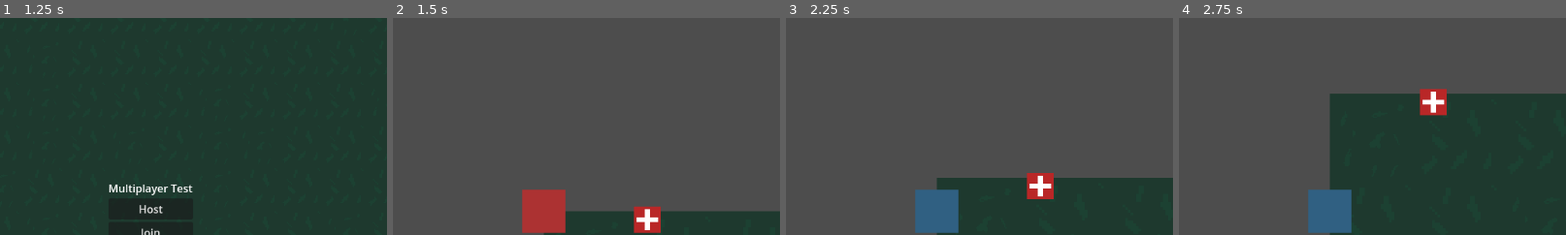
Above: before the commit, frames 1-4 (left to right).
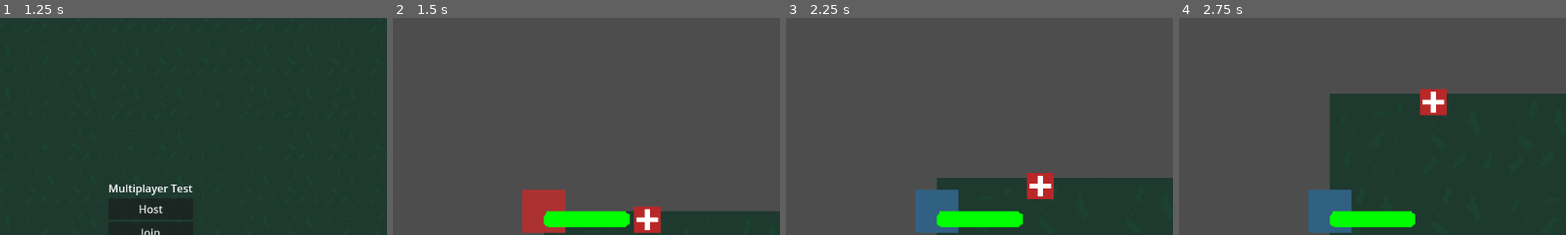
Above: after the commit, the same moments.

Repository: CelianNourry/Projet-Tuteure
Game: Godot game, scene res://Scenes/Node2D.tscn
Same seed, same stepped clock (60 frames per second), same inputs: the game is played once before the commit and once after it.
Inputs (mouse positions are % of the whole screen's width and height, from its top left):
- Up to frame 1 (1.25 s): tap Enter at 0.5 s; move the mouse to (72, 45) at 0.52 s; hold Right (ui_right) from 0.53 s (still down); hold A (ui_a) from 0.53 s (still down); tap E (ui_add) at 0.8 s
- Up to frame 2 (1.5 s): release Right (ui_right) at 1.25 s; release A (ui_a) at 1.25 s; click "Host" at 1.25 s
- Up to frame 3 (2.25 s): tap Space at 2 s; move the mouse to (30, 55) at 2.02 s; hold Down (ui_down) from 2.03 s (still down); tap E (ui_add) at 2.1 s
- Up to frame 4 (2.75 s): keep holding Down (ui_down); tap D (ui_d) at 2.3 s
The pictures show only the part of the screen within x 31-80%, y 6-55%; the shares and areas given below are measured in that part.

Frame 1 is identical in both runs. In frame 2, 1.7% of the frame differs, in the area x 38-62%, y 88-97%; in frame 3, 1.7%; in frame 4, 1.7%.

Commit message:
Ajout barre de stamina + typage des fonctions

Diff:
--- a/Scenes/Chara_Movement.tscn
+++ b/Scenes/Chara_Movement.tscn
@@ -1,10 +1,11 @@
-[gd_scene load_steps=11 format=3 uid="uid://c2enchvmfcua7"]
+[gd_scene load_steps=12 format=3 uid="uid://c2enchvmfcua7"]
 
 [ext_resource type="Script" uid="uid://b7xdyvam1jnpg" path="res://Scripts/Chara_Movement.gd" id="1_in0ad"]
 [ext_resource type="Texture2D" uid="uid://bmmu3bkulbhor" path="res://sprites/characters/Sprite-0002.png" id="2_pe2k5"]
 [ext_resource type="Texture2D" uid="uid://ci5wo3n1p1p73" path="res://sprites/characters/Sprite-0003.png" id="3_ffaye"]
 [ext_resource type="PackedScene" uid="uid://bej655obpoitl" path="res://Scenes/inventory_ui.tscn" id="4_14mih"]
 [ext_resource type="PackedScene" uid="uid://dsc0dbeu865uh" path="res://Scenes/bloodtrail.tscn" id="5"]
+[ext_resource type="PackedScene" uid="uid://c0kqjdkjmxm6i" path="res://Scenes/Stamina_bar.tscn" id="6_ra1gp"]
 
 [sub_resource type="RectangleShape2D" id="1"]
 size = Vector2(16, 16)
@@ -98,6 +99,12 @@
 properties/2/path = NodePath("AnimatedSprite2D:visible")
 properties/2/spawn = true
 properties/2/replication_mode = 1
+properties/3/path = NodePath("CollisionShape2D:disabled")
+properties/3/spawn = true
+properties/3/replication_mode = 1
+properties/4/path = NodePath("Stamina_bar:visible")
+properties/4/spawn = true
+properties/4/replication_mode = 1
 
 [node name="Player" type="CharacterBody2D" groups=["Player"]]
 script = ExtResource("1_in0ad")
@@ -127,10 +134,10 @@
 anchors_preset = 15
 anchor_right = 1.0
 anchor_bottom = 1.0
-offset_left = 100.0
-offset_top = 160.0
-offset_right = -752.0
-offset_bottom = -88.0
+offset_left = 85.0
+offset_top = 210.0
+offset_right = -84.0
+offset_bottom = 1.0
 grow_horizontal = 2
 grow_vertical = 2
 color = Color(0.388235, 0.290196, 0.152941, 1)
@@ -140,13 +147,15 @@
 anchors_preset = 5
 anchor_left = 0.5
 anchor_right = 0.5
-offset_left = -40.0
-offset_top = 50.0
-offset_right = 40.0
-offset_bottom = 76.0
+offset_left = -66.5
+offset_top = 25.0
+offset_right = 26.5
+offset_bottom = 55.0
 grow_horizontal = 2
+scale = Vector2(1.5, 1.5)
 theme_override_font_sizes/font_size = 16
-text = "Inventaire"
+text = "INVENTAIRE"
+vertical_alignment = 1
 
 [node name="Inventory" parent="InventoryUI" instance=ExtResource("4_14mih")]
 offset_right = 0.0
@@ -179,3 +188,6 @@
 
 [node name="MultiplayerSynchronizer" type="MultiplayerSynchronizer" parent="."]
 replication_config = SubResource("SceneReplicationConfig_xfolv")
+
+[node name="Stamina_bar" parent="." instance=ExtResource("6_ra1gp")]
+visible = false
--- a/Scenes/Node2D.tscn
+++ b/Scenes/Node2D.tscn
@@ -61,6 +61,9 @@
 sources/0 = SubResource("TileSetAtlasSource_mi8pq")
 sources/1 = SubResource("TileSetAtlasSource_wtgcv")
 
+[sub_resource type="RectangleShape2D" id="RectangleShape2D_b4ktf"]
+size = Vector2(20, 158)
+
 [node name="Game" type="Node2D"]
 script = ExtResource("1_fb6d7")
 
@@ -120,5 +123,10 @@
 item_texture = ExtResource("4_4iusc")
 item_effect = "+100 HP"
 
+[node name="CollisionShape2D" type="CollisionShape2D" parent="."]
+visible = false
+position = Vector2(135, 57)
+shape = SubResource("RectangleShape2D_b4ktf")
+
 [connection signal="pressed" from="UI/Multiplayer/VBoxContainer/Host" to="." method="_on_host_pressed"]
 [connection signal="pressed" from="UI/Multiplayer/VBoxContainer/Join" to="." method="_on_join_pressed"]
--- a/Scenes/esprit.tscn
+++ /dev/null
@@ -1,109 +0,0 @@
-[gd_scene load_steps=4 format=3 uid="uid://cl6d68t871e61"]
-
-[sub_resource type="GDScript" id="GDScript_woqft"]
-script/source = "extends CharacterBody2D
-
-@onready var camera = $Camera2D
-
-@export var SPEED = 125
-@export var WALK_SPEED = 125
-@export var SPRINT_SPEED = 250
-@export var TIRED_SPEED = 50
-@export var STAMINA = 100
-
-var WALK_LOSS = 0.025
-var SPRINT_LOSS = 0.2
-var IDLE_STAM_GAIN = 0.1
-
-var isSprinting = false
-var isMoving = false
-
-var interactable_item = null
-
-func _enter_tree() -> void:
-	set_multiplayer_authority(int(str(name)))
-
-func _ready() -> void:
-	if is_multiplayer_authority():
-		camera.enabled = true
-	else:
-		camera.enabled = false
-
-func set_animation(anim_name: String) -> void:
-	pass
-
-func _physics_process(delta: float) -> void:
-	if !is_multiplayer_authority():
-		pass
-
-	var anim = \"idle\"
-
-	velocity = Vector2()
-
-	if Input.is_action_just_pressed(\"ui_shift\") and STAMINA > 0:
-		SPEED = SPRINT_SPEED
-		isSprinting = true
-	if Input.is_action_just_released(\"ui_shift\") or STAMINA <= 0:
-		SPEED = WALK_SPEED
-		isSprinting = false
-
-	if Input.is_action_pressed(\"ui_w\") or Input.is_action_pressed(\"ui_up\"):
-		velocity.y -= 1
-		anim = \"walkup\"
-		isMoving = true
-	elif Input.is_action_pressed(\"ui_s\") or Input.is_action_pressed(\"ui_down\"):
-		velocity.y += 1
-		anim = \"walkdown\"
-		isMoving = true
-	elif Input.is_action_pressed(\"ui_d\") or Input.is_action_pressed(\"ui_right\"):
-		velocity.x += 1
-		anim = \"walkright\"
-		isMoving = true
-	elif Input.is_action_pressed(\"ui_a\") or Input.is_action_pressed(\"ui_left\"):
-		velocity.x -= 1
-		anim = \"walkleft\"
-		isMoving = true
-	else:
-		anim = \"idle\"
-		isMoving = false
-		if STAMINA <= 100:
-			STAMINA += IDLE_STAM_GAIN
-
-	# Mettre à jour l'animation pour tous les joueurs
-	set_animation(anim)
-
-	if isMoving:
-		STAMINA -= WALK_LOSS
-		if isSprinting:
-			STAMINA -= SPRINT_LOSS
-		if STAMINA <= 0:
-			STAMINA += WALK_LOSS
-			SPEED = TIRED_SPEED
-
-	velocity = velocity.normalized() * SPEED
-	set_velocity(velocity)
-	move_and_slide()
-
-func set_interactable_item(item) -> void:
-	pass
-
-"
-
-[sub_resource type="RectangleShape2D" id="RectangleShape2D_woqft"]
-
-[sub_resource type="SceneReplicationConfig" id="SceneReplicationConfig_hr7gg"]
-properties/0/path = NodePath(".:position")
-properties/0/spawn = true
-properties/0/replication_mode = 1
-
-[node name="esprit" type="CharacterBody2D"]
-script = SubResource("GDScript_woqft")
-
-[node name="CollisionShape2D" type="CollisionShape2D" parent="."]
-shape = SubResource("RectangleShape2D_woqft")
-
-[node name="Camera2D" type="Camera2D" parent="."]
-zoom = Vector2(2, 2)
-
-[node name="MultiplayerSynchronizer" type="MultiplayerSynchronizer" parent="."]
-replication_config = SubResource("SceneReplicationConfig_hr7gg")
--- a/Scenes/inventory_ui.tscn
+++ b/Scenes/inventory_ui.tscn
@@ -10,9 +10,16 @@
 script = ExtResource("1_wceha")
 
 [node name="GridContainer" type="GridContainer" parent="."]
-layout_mode = 0
-offset_left = 100.0
-offset_top = 160.0
-offset_right = 400.0
-offset_bottom = 560.0
-columns = 2
+layout_mode = 1
+anchors_preset = 3
+anchor_left = 1.0
+anchor_top = 1.0
+anchor_right = 1.0
+anchor_bottom = 1.0
+offset_left = 140.0
+offset_top = 310.0
+offset_right = 1039.0
+offset_bottom = 767.0
+grow_horizontal = 0
+grow_vertical = 0
+columns = 6
--- a/Scripts/Chara_Movement.gd
+++ b/Scripts/Chara_Movement.gd
@@ -6,49 +6,47 @@
 @onready var interact_ui = $InteractUI
 @onready var camera = $PlayerCamera
 
-@export var SPEED = 125
-@export var WALK_SPEED = 125
-@export var SPRINT_SPEED = 250
-@export var TIRED_SPEED = 50
-@export var STAMINA = 100
+@export var SPEED: int = 125
+@export var WALK_SPEED: int = 125
+@export var SPRINT_SPEED: int = 250
+@export var TIRED_SPEED: int = 50
+@export var STAMINA: float = 100.00
 
-var WALK_LOSS = 0.025
-var SPRINT_LOSS = 0.2
-var IDLE_STAM_GAIN = 0.1
+var WALK_LOSS: float = 0.025
+var SPRINT_LOSS: float = 0.20
+var IDLE_STAM_GAIN: float = 0.10
 
-var isSprinting = false
-var isMoving = false
+var isSprinting: bool = false
+var isMoving: bool = false
 
 # Inventaire propre au joueur
 var inventory = []
 signal inventory_updated
 
-var interactable_item = null
-
-var anim = null
+var interactable_item: Node2D
 
 # Determine le type de joueur. L'hote est le joueur, le pair est l'esprit
 var HOST: int
 
 func _enter_tree() -> void:
+	HOST = 1 if multiplayer.get_unique_id() == 1 else 0
 	set_multiplayer_authority(int(str(name)))
 
 func _ready() -> void:
-	HOST = 1 if multiplayer.get_unique_id() == 1 else 0
-	inventory.resize(6)
+	print(HOST)
+	$CollisionShape2D.disabled = !HOST # On désactive les collisions pour l'esprit
+	inventory.resize(12)
 	if is_multiplayer_authority():
 		camera.enabled = true
 		inventoryControl.set_player(self)
 	else:
 		camera.enabled = false
-
-func set_animation(anim_name: String) -> void:
-	$AnimatedSprite2D.animation = anim_name
+	# Rendre l'hote visible tandis que l'esprit ne l'est pas (provisoire)
 	$AnimatedSprite2D.visible = HOST
 
-func _physics_process(delta: float) -> void:
+func _physics_process(_delta: float) -> void:
 	if is_multiplayer_authority():
-		anim = "idle"
+		$AnimatedSprite2D.animation = "idle"
 
 		velocity = Vector2()
 
@@ -61,28 +59,25 @@
 
 		if Input.is_action_pressed("ui_w") or Input.is_action_pressed("ui_up"):
 			velocity.y -= 1
-			anim = "walkup"
+			$AnimatedSprite2D.animation = "walkup"
 			isMoving = true
 		elif Input.is_action_pressed("ui_s") or Input.is_action_pressed("ui_down"):
 			velocity.y += 1
-			anim = "walkdown"
+			$AnimatedSprite2D.animation = "walkdown"
 			isMoving = true
 		elif Input.is_action_pressed("ui_d") or Input.is_action_pressed("ui_right"):
 			velocity.x += 1
-			anim = "walkright"
+			$AnimatedSprite2D.animation = "walkright"
 			isMoving = true
 		elif Input.is_action_pressed("ui_a") or Input.is_action_pressed("ui_left"):
 			velocity.x -= 1
-			anim = "walkleft"
+			$AnimatedSprite2D.animation = "walkleft"
 			isMoving = true
 		else:
-			anim = "idle"
+			$AnimatedSprite2D.animation = "idle"
 			isMoving = false
 			if STAMINA <= 100:
 				STAMINA += IDLE_STAM_GAIN
-
-		# Mettre à jour l'animation pour tous les joueurs
-		set_animation(anim)
 
 		if isMoving:
 			STAMINA -= WALK_LOSS
@@ -96,7 +91,7 @@
 		set_velocity(velocity)
 		move_and_slide()
 
-func set_interactable_item(item) -> void:
+func set_interactable_item(item: Node2D) -> void:
 	interactable_item = item
 	interact_ui.visible = item != null
 
@@ -109,7 +104,7 @@
 			print("Demande de ramassage envoyée au serveur pour : ", interactable_item.name)
 			interactable_item.pickup_item(self)
 
-func apply_item_effect(item):
+func apply_item_effect(item: Dictionary) -> void:
 	if !is_multiplayer_authority():
 		return
 	match item["effect"]:
@@ -120,7 +115,7 @@
 			print("Aucun effet pour cet objet.")
 
 # Ajout d'un item dans l'inventaire
-func add_item(item) -> bool:
+func add_item(item: Dictionary) -> bool:
 	for i in range(inventory.size()):
 		if inventory[i] != null and inventory[i]["name"] == item["name"] and inventory[i]["effect"] == item["effect"]:
 			inventory[i]["quantity"] += item["quantity"]
--- a/Scripts/Global.gd
+++ b/Scripts/Global.gd
@@ -10,12 +10,11 @@
 	print("non")
 	return null
 
-func adjust_drop_position(position):
+func adjust_drop_position(position: Vector2) -> Vector2:
 	var radius = 10
 	var nearby_items = get_tree().get_nodes_in_group("Items")
 
 	for item in nearby_items:
-		# Vérifiez que l'objet dans le groupe "Items" est un Node2D
 		if item is Node2D:
 			if item.global_position.distance_to(position) < radius:
 				var random_offset = Vector2(randf_range(-radius, radius), randf_range(-radius, radius))
@@ -24,7 +23,7 @@
 	return position
 
 @rpc("any_peer", "call_local")
-func drop_item(item_data, drop_position):
+func drop_item(item_data: Dictionary, drop_position: Vector2) -> void:
 	var item_scene = load(item_data["scene_path"])
 	var item_instance = item_scene.instantiate()
 	item_instance.set_item_data(item_data)
--- a/Scripts/Stamina_bar.gd
+++ b/Scripts/Stamina_bar.gd
@@ -1,40 +1,38 @@
 extends TextureProgressBar
 
-var BLACK = Color(0.05, 0.05, 0.05, 1)
-var RED_COLOR = Color(0.6, 0.13, 0.13)
-var GREEN_COLOR = Color(0, 0.66, 0.09)
-var GREEN_YELLOW = Color(0.678431, 1, 0.184314, 1)
-var YELLOW = Color(1, 1, 0, 1)
-var DARK_ORANGE = Color(1, 0.54902, 0, 1)
+# Noeud du parent, qui est censé etre le joueur
+@onready var player: Node2D = get_parent()
 
-@onready var player = get_node("../../Player")
-var blink_timer = 0.0
-var blink_interval = 1.0
+@onready var blinkTimer: float
+const blinkInterval: float = 1.0
+const lowStamina: float = 15.00
 
-func _physics_process(delta):
-	if !is_multiplayer_authority():
-		return
+func _ready():
+	# Cache la barre si ce joueur n'est pas sous notre contrôle
+	if player.HOST and player.is_multiplayer_authority():
+		self.visible = true
 
-	$"./".value = player.STAMINA
+func change_bar_color(stamina: float, delta: float) -> void:
+	if stamina > 15:
+		# Normalise la stamina entre 0 et 1
+		var t = clamp(stamina / 100.0, 0.0, 1.0)
 
-	if player.STAMINA > 80:
-		self.tint_progress = GREEN_COLOR
-		blink_timer = 0.0
-	elif player.STAMINA > 60:
-		self.tint_progress = GREEN_YELLOW
-		blink_timer = 0.0
-	elif player.STAMINA > 35:
-		self.tint_progress = YELLOW
-		blink_timer = 0.0
-	elif player.STAMINA > 25:
-		self.tint_progress = DARK_ORANGE
-		blink_timer = 0.0
+		# Interpolation entre vert et rouge
+		self.tint_progress = Color.RED.lerp(Color.GREEN, t)
+
 	else:
-		blink_timer += delta
-		if blink_timer < blink_interval / 2:
-			self.tint_progress = RED_COLOR
+		# Clignotement si très faible stamina
+		blinkTimer += delta
+		if blinkTimer < blinkInterval / 2:
+			self.tint_progress = Color.DARK_RED
 		else:
-			self.tint_progress = BLACK
+			self.tint_progress = Color.BLACK
 
-		if blink_timer > blink_interval:
-			blink_timer = 0.0
+		if blinkTimer > blinkInterval:
+			blinkTimer = 0.0
+
+func _physics_process(delta: float) -> void:
+	if is_multiplayer_authority():
+		# Change la progression de la barre selon la stamina du joueur
+		self.value = player.STAMINA
+		change_bar_color(self.value, delta)
--- a/Scripts/inventory_item.gd
+++ b/Scripts/inventory_item.gd
@@ -2,25 +2,24 @@
 extends Node2D
 
 #Item details for editor window
-@export var item_name = ""
+@export var item_name: String
 @export var item_texture: Texture
-@export var item_effect = ""
-var scene_path: String = "res://Scenes/inventory_item.tscn"
+@export var item_effect: String
+const scene_path: String = "res://Scenes/inventory_item.tscn"
 
-#Scene-Tree Node references
-@onready var icon_sprite = $Sprite2D
+@onready var icon_sprite: Sprite2D = $Sprite2D
 
-func _enter_tree():
-	set_multiplayer_authority(int(str(name))) # Authority = player ID
+func _enter_tree() -> void:
+	set_multiplayer_authority(int(str(name)))
 
-func _ready():
+func _ready() -> void:
 	# Set texture to reflect in the game
 	if not Engine.is_editor_hint():
 		icon_sprite.texture = item_texture
 
 @rpc("authority", "call_local")
-func pickup_item(body):
-	var item = {
+func pickup_item(body: Node2D) -> void:
+	var item: Dictionary = {
 		"quantity" : 1,
 		"name" : item_name,
 		"texture" : item_texture,
@@ -33,21 +32,21 @@
 			disappear.rpc()
 
 @rpc("any_peer", "call_local")
-func disappear():
+func disappear() -> void:
 	queue_free()
 
-func _on_area_2d_body_entered(body):
-	if body is CharacterBody2D and body.is_multiplayer_authority():
-		print("Le joueur ", body.name, " est entré dans la zone de collision de ", self)
+func _on_area_2d_body_entered(body: Node2D) -> void:
+	if body is CharacterBody2D and body.is_multiplayer_authority() and body.HOST:
+		print("Joueur %s entré dans %s" % [body.name, item_name])
 		body.set_interactable_item(self)
 
-func _on_area_2d_body_exited(body):
-	if body is CharacterBody2D and body.is_multiplayer_authority():
-		print("Le joueur ", body.name, " est sortit dans la zone de collision de ", self)
+func _on_area_2d_body_exited(body: Node2D) -> void:
+	if body is CharacterBody2D and body.is_multiplayer_authority() and body.HOST:
+		print("Joueur %s sortit de %s" % [body.name, item_name])
 		body.set_interactable_item(null)
 
 #Sets the item's dictionnary data
-func set_item_data(data):
+func set_item_data(data: Dictionary) -> void:
 	item_name = data["name"]
 	item_effect = data["effect"]
 	if data.has("texture_path"):
@@ -57,7 +56,7 @@
 	elif data.has("texture"):
 		item_texture = data["texture"]
 
-func _process(delta):
+func _process(_delta: float) -> void:
 	#Set texture to reflect in the editor
 	if Engine.is_editor_hint():
 		icon_sprite.texture = item_texture
--- a/Scripts/inventory_slot.gd
+++ b/Scripts/inventory_slot.gd
@@ -1,59 +1,56 @@
 extends Control
 
-#Scene-Tree Node Reference
-@onready var icon = $InnerBorder/ItemIcon
-@onready var quantity_label = $InnerBorder/ItemQuantity
-@onready var details_panel = $DetailPanel
-@onready var item_name = $DetailPanel/ItemName
-@onready var item_effect = $DetailPanel/ItemEffect
-@onready var usage_pannel = $UsagePannel
+# Scene-Tree Node Reference
+@onready var icon: Sprite2D = $InnerBorder/ItemIcon
+@onready var quantityLabel: Label = $InnerBorder/ItemQuantity
+@onready var detailsPannel: ColorRect = $DetailPanel
+@onready var itemName: Label = $DetailPanel/ItemName
+@onready var itemEffect: Label = $DetailPanel/ItemEffect
+@onready var usagePannel: ColorRect = $UsagePannel
 
-#Slot item
-var item = null
+var item: Dictionary = {}
 
-func _on_item_button_pressed():
-	if item != null:
-		usage_pannel.visible = !usage_pannel.visible
+func _on_item_button_pressed() -> void:
+	if item != {}:
+		usagePannel.visible = !usagePannel.visible
 
-func _on_item_button_mouse_entered():
-	if item != null:
-		details_panel.visible = true
+func _on_item_button_mouse_entered() -> void:
+	if item != {}:
+		detailsPannel.visible = true
 
-func _on_item_button_mouse_exited():
-	details_panel.visible = false
+func _on_item_button_mouse_exited() -> void:
+	detailsPannel.visible = false
 
 #Default empty slot
-func set_empty():
+func set_empty() -> void:
 	icon.texture = null
-	quantity_label.text = ""
+	quantityLabel.text = ""
 
-func set_item(new_item):
+func set_item(new_item: Dictionary) -> void:
 	item = new_item
 	if typeof(new_item["texture"]) == TYPE_STRING:
 		icon.texture = load(new_item["texture"])
 	else:
 		icon.texture = new_item["texture"]
-	quantity_label.text = str(item["quantity"])
-	item_name.text = str(item["name"])
+	quantityLabel.text = str(item["quantity"])
+	itemName.text = str(item["name"])
 	if item["effect"] != "":
-		item_effect.text = str(item["effect"])
+		itemEffect.text = str(item["effect"])
 	else:
-		item_effect.text = ""
+		itemEffect.text = ""
 
-func _on_use_button_pressed():
-	usage_pannel.visible = false
-	if item != null and item["effect"] != "":
-		if Global.player_node:
-			Global.player_node.apply_item_effect(item)
-			Global.player_node.remove_item(item["name"], item["effect"])
-		else:
-			print("Player couldn(t be found.)")
+func _on_use_button_pressed() -> void:
+	usagePannel.visible = false
+	if item != {} and item["effect"] != "":
+		var player = Global.get_own_player_node()
+		player.apply_item_effect(item)
+		player.remove_item(item["name"], item["effect"])
 
-func _on_drop_button_pressed():
-	if item != null:
+func _on_drop_button_pressed() -> void:
+	if item != {}:
 		var player = Global.get_own_player_node()
 		var drop_position = player.global_position
 		var drop_offset = Vector2(0, 50).rotated(player.rotation)
 		Global.drop_item.rpc(item, drop_position + drop_offset)
 		player.remove_item(item["name"], item["effect"])
-		usage_pannel.visible = false
+		usagePannel.visible = false
--- a/Scripts/inventory_ui.gd
+++ b/Scripts/inventory_ui.gd
@@ -1,28 +1,28 @@
 extends Control
 
-@onready var grid_container = $GridContainer
+@onready var gridContainer: GridContainer = $GridContainer
 
 var player: Node = null
 
-func set_player(player_instance):
+func set_player(player_instance: Node) -> void:
 	player = player_instance
 	player.inventory_updated.connect(_on_inventory_updated)
 	_on_inventory_updated()
 
-func _on_inventory_updated():
+func _on_inventory_updated() -> void:
 	if player == null:
 		return
 	clear_grid_container()
 	for item in player.inventory:
 		var slot = Global.Inventory_slot_scene.instantiate()
-		grid_container.add_child(slot)
+		gridContainer.add_child(slot)
 		if item != null:
 			slot.set_item(item)
 		else:
 			slot.set_empty()
 
-func clear_grid_container():
-	while grid_container.get_child_count() > 0:
-		var child = grid_container.get_child(0)
-		grid_container.remove_child(child)
+func clear_grid_container() -> void:
+	while gridContainer.get_child_count() > 0:
+		var child = gridContainer.get_child(0)
+		gridContainer.remove_child(child)
 		child.queue_free()
Not shown: 1 places in Scenes/Node2D.tscn that only renumber resources
